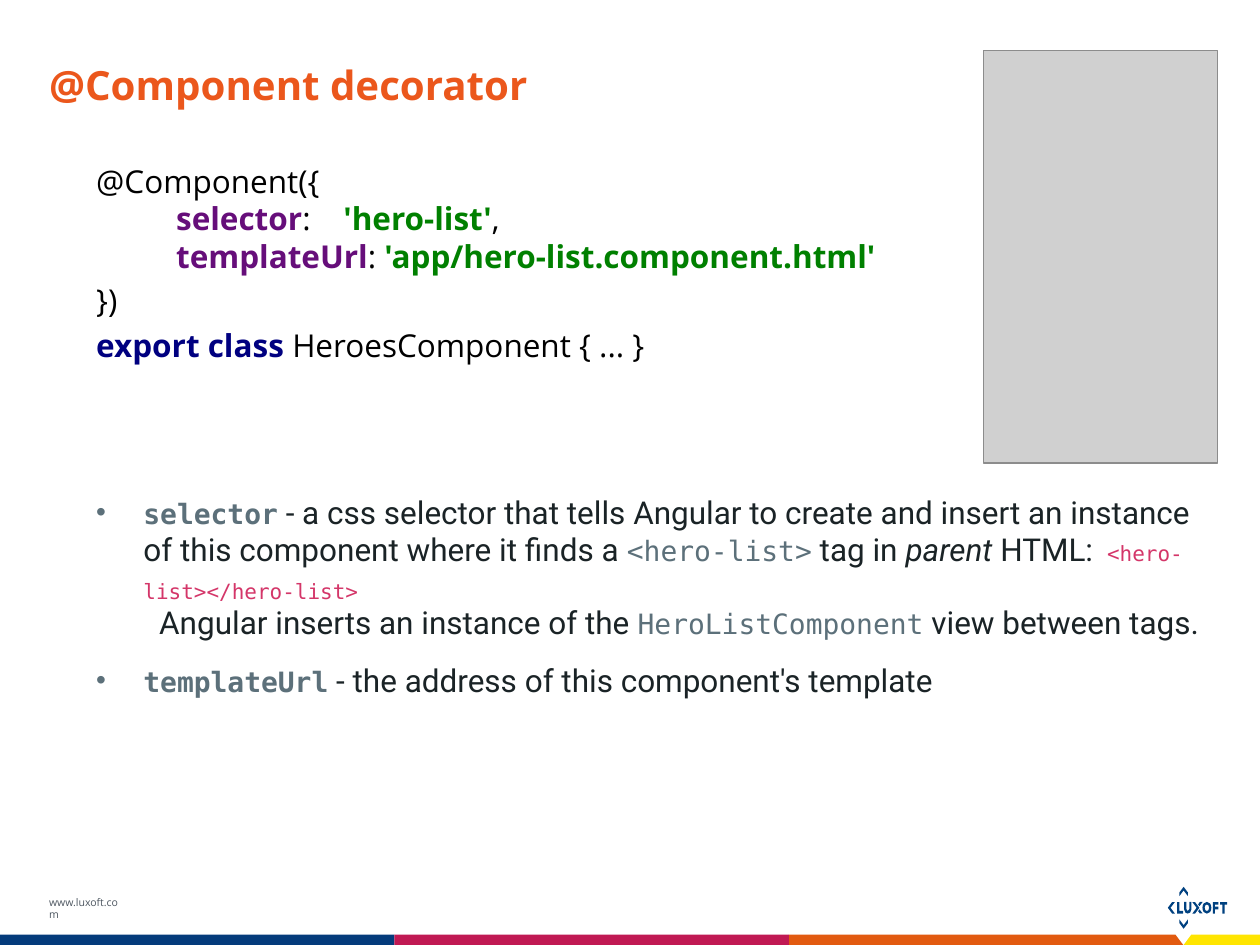
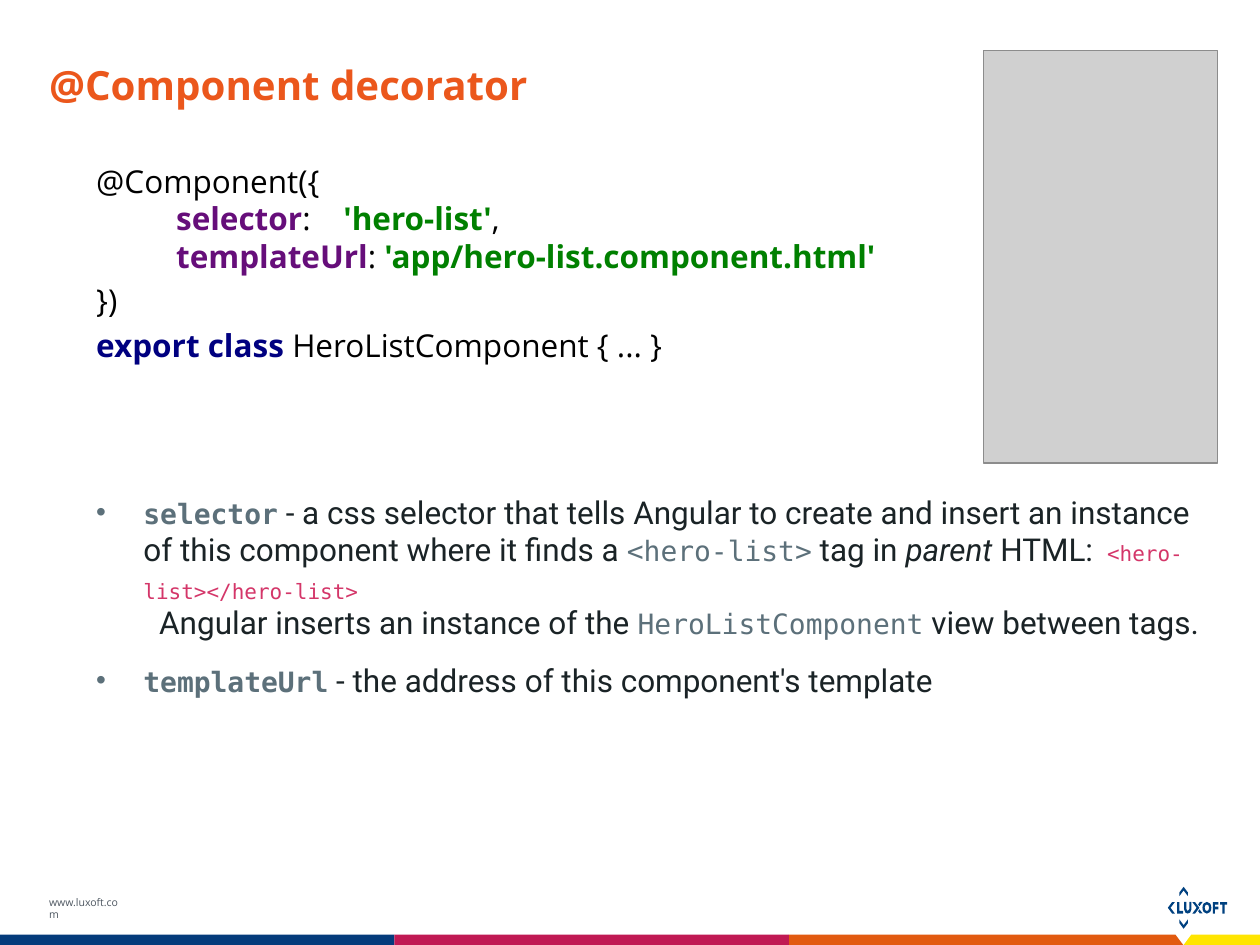
Before and after one commit to Dmdv/A2Course, a slide deck: slide 5 of Docs/angular2_components.pptx (slide 6 before the commit). Drawn at 1260x945 pixels with LibreOffice and Linux fonts; fonts in the diff are those of the drawing; grey boxes stand for pictures. Boxes give left, top, right and bottom in pixels: in the first picture for what was removed or moved away, otherwise in the second. Text is boxed around its words. In the diff, an @@ line names an element or a change of style, - is before the commit and + after.

```diff
--- a/Docs/angular2_components.pptx
+++ b/Docs/angular2_components.pptx
@@ text at <box>96,333,588,365</box>: text changed @@
-export class HeroesComponent { ... }
+export class HeroListComponent { ... }
```
Also in this commit, not shown: 8 other slides changed, 2 slides removed, 3 other files.
